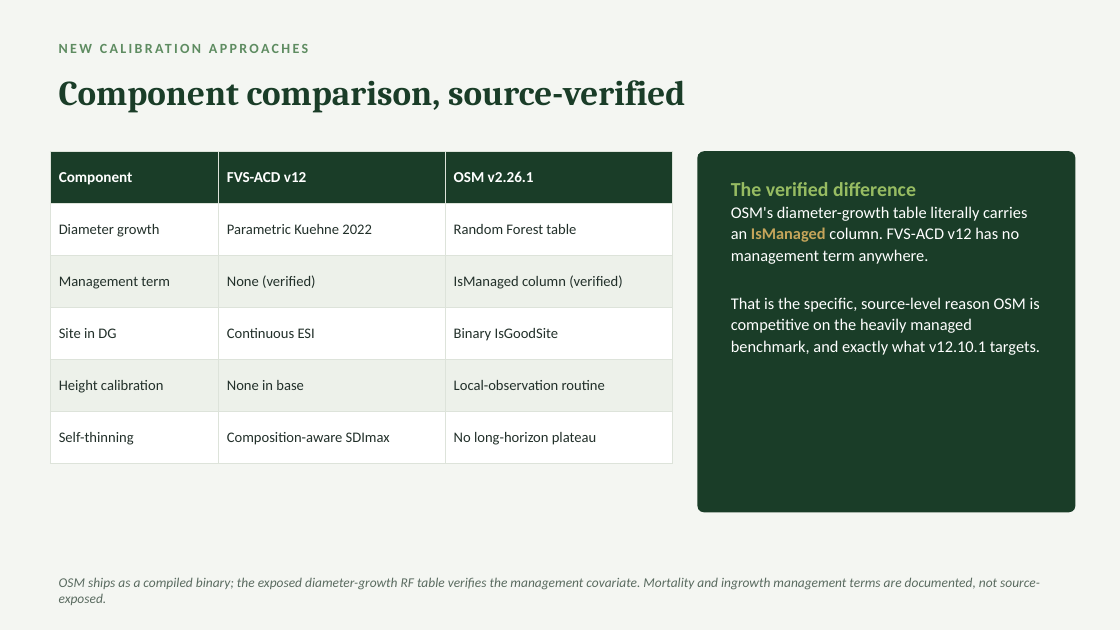
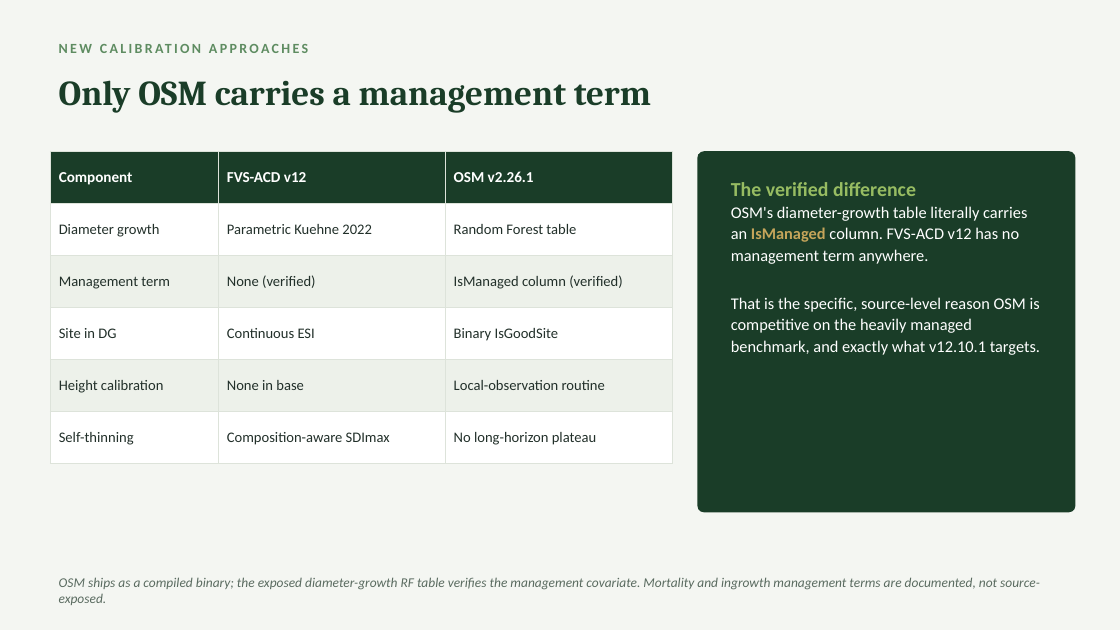
Before and after one commit to holoros/fvs-acd, a slide deck: slide 9 of FVS-ACD_Hennigar_Aug2026.pptx. Drawn at 1120x630 pixels with LibreOffice and Linux fonts; fonts in the diff are those of the drawing. Boxes give left, top, right and bottom in pixels: in the first picture for what was removed or moved away, otherwise in the second. Text is boxed around its words. In the diff, an @@ line names an element or a change of style, - is before the commit and + after.

```diff
--- a/FVS-ACD_Hennigar_Aug2026.pptx
+++ b/FVS-ACD_Hennigar_Aug2026.pptx
@@ text at (x1=59, y1=80, x2=651, y2=112): text changed @@
-Component comparison, source-verified
+Only OSM carries a management term
```
Also in this commit, not shown: 12 other slides changed, 29 other files.
